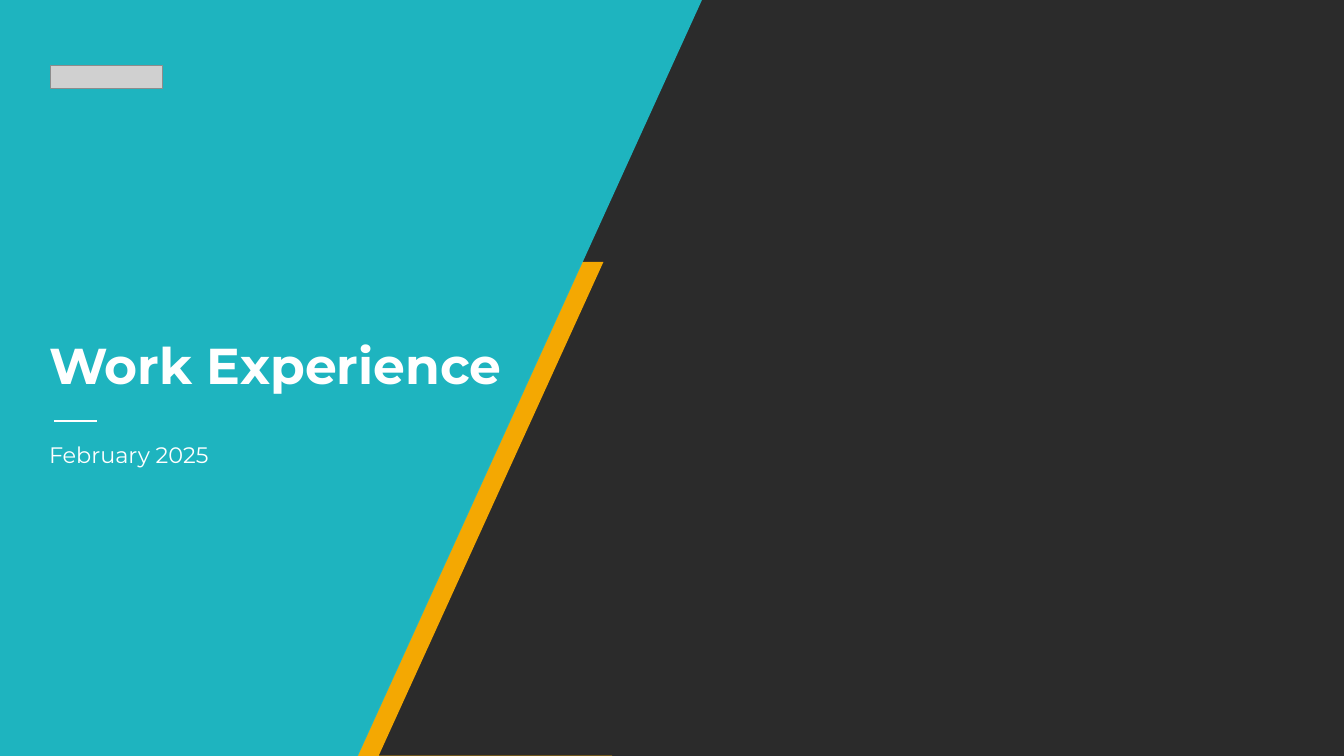
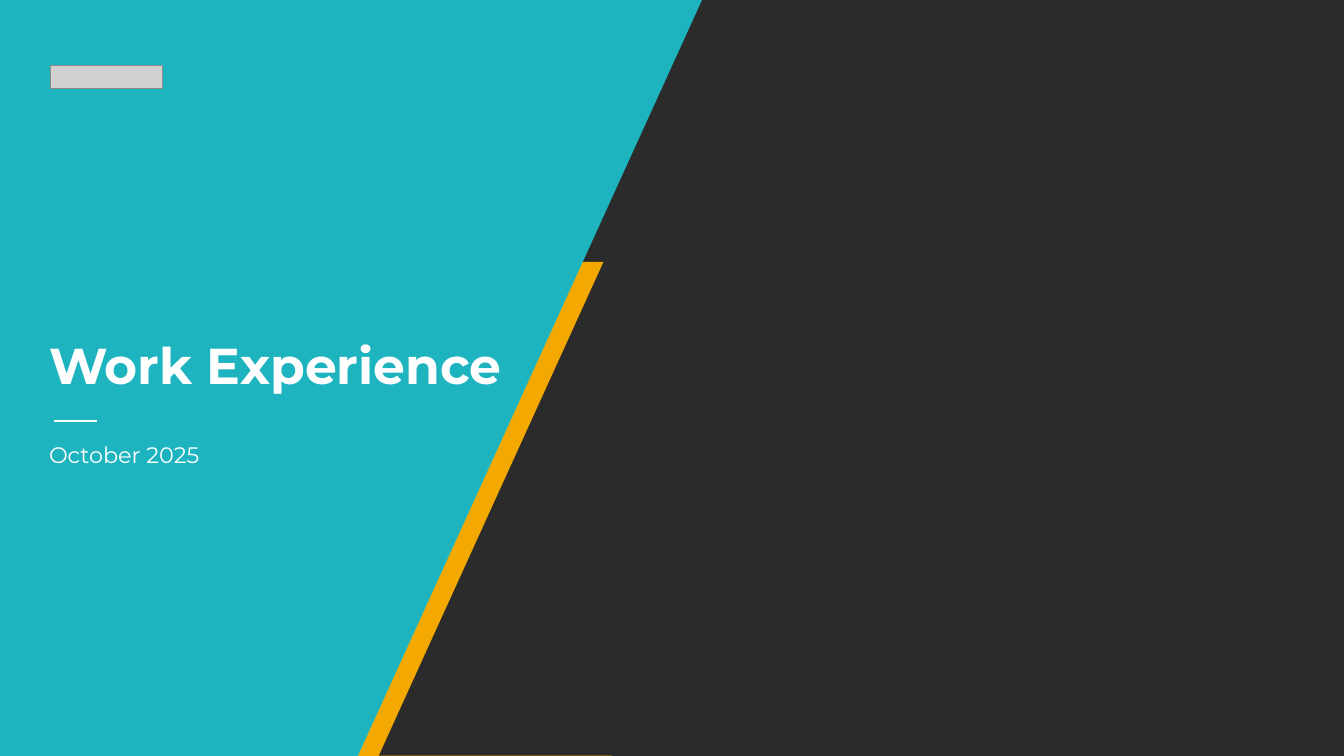
Before and after one commit to caz-yang/softwire-work-experience-oct-2025, a slide deck: slide 1 of course-assets/presentations/intro.pptx. Drawn at 1344x756 pixels with LibreOffice and Linux fonts; fonts in the diff are those of the drawing; grey boxes stand for pictures; background and template pictures are left out; a plain dark background stands for a picture behind light text. Boxes give left, top, right and bottom in pixels: in the first picture for what was removed or moved away, otherwise in the second. Text is boxed around its words. In the diff, an @@ line names an element or a change of style, - is before the commit and + after.

```diff
--- a/course-assets/presentations/intro.pptx
+++ b/course-assets/presentations/intro.pptx
@@ subtitle at (49, 446, 199, 463): text changed @@
-February 2025
+October 2025
```
Also in this commit, not shown: 8 other slides changed.
